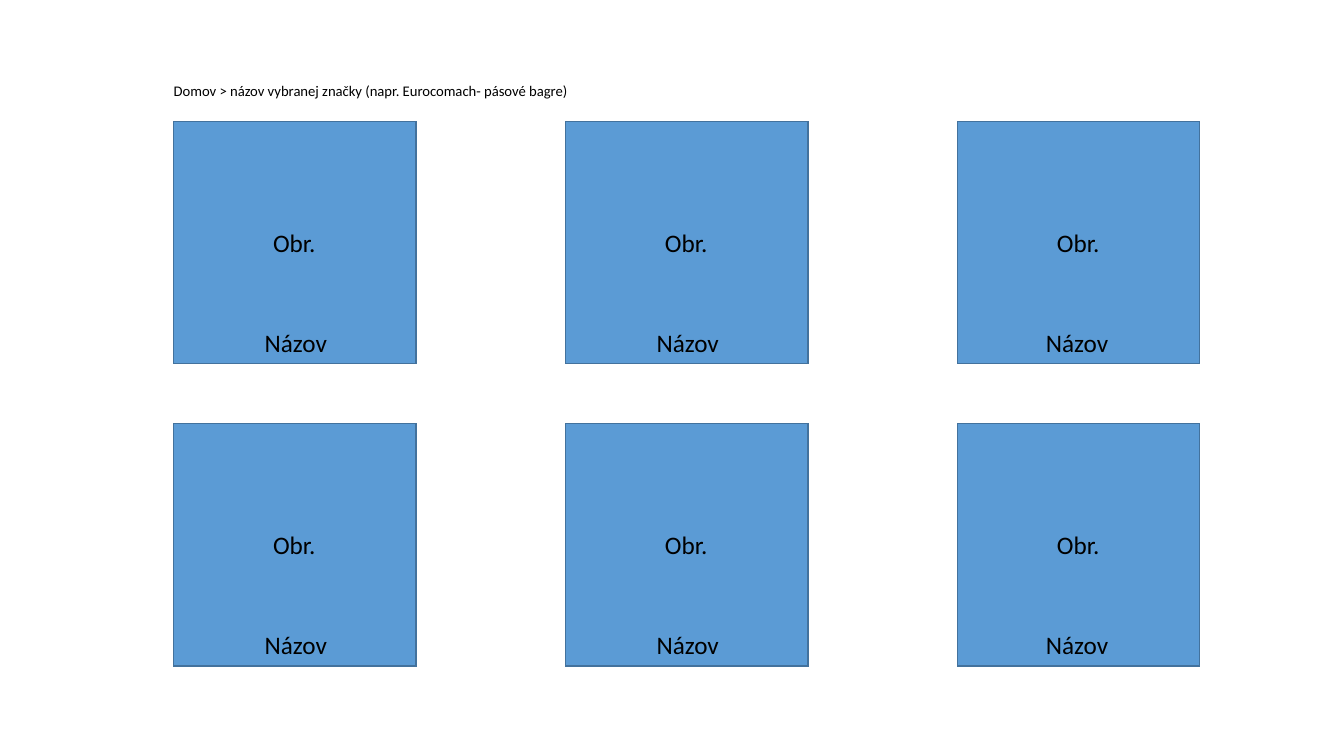
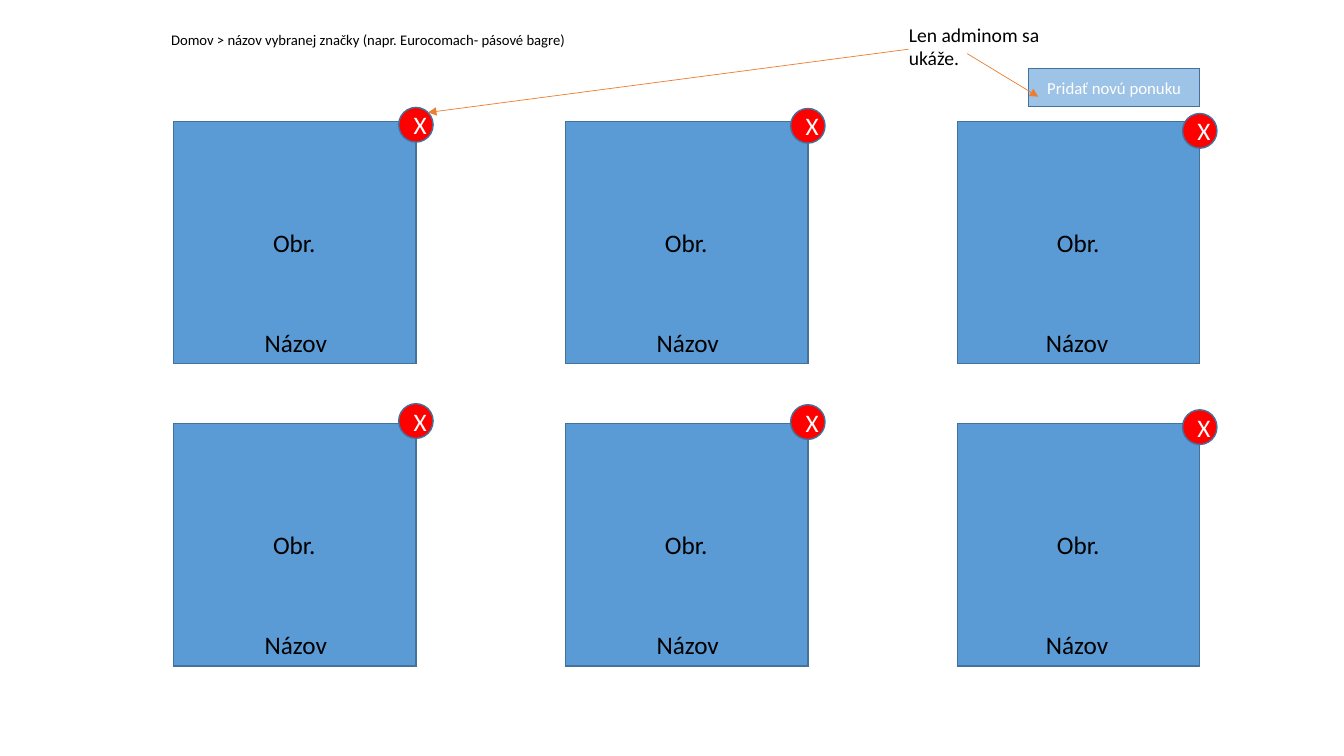
Before and after one commit to milantru/ServIS, a slide deck: slide 3 of docs/B-Servis WebApp UI koncept.pptx. Drawn at 1344x756 pixels with LibreOffice and Linux fonts; fonts in the diff are those of the drawing. Boxes give left, top, right and bottom in pixels: in the first picture for what was removed or moved away, otherwise in the second. Text is boxed around its words. In the diff, an @@ line names an element or a change of style, - is before the commit and + after.

```diff
--- a/docs/B-Servis WebApp UI koncept.pptx
+++ b/docs/B-Servis WebApp UI koncept.pptx
@@ text "Domov > názov vybranej značky ...": place and size @@
-text "Domov > názov vybranej značky ..." at (174,85,567,99)
+text "Domov > názov vybranej značky ..." at (171,34,565,48)
@@ text added at (909,28,1039,65), 14 pt, text #000000 @@
+Len adminom sa ukáže.
@@ arrow added from (908, 49) to (429, 113), #ED7D31 0.5 pt @@
@@ arrow added from (967, 53) to (1038, 97), #ED7D31 0.5 pt @@
@@ rectangle added at (1029,69,1201,106), fill #9DC3E6, outline #43739E 1 pt, 12 pt, text #FFFFFF @@
+Pridať novú ponuku
@@ ellipse added at (399,108,434,142), fill #FF0000, outline #43739E 1 pt, 18 pt, text #FFFFFF @@
+X
@@ ellipse added at (790,109,825,143), fill #FF0000, outline #43739E 1 pt, 18 pt, text #FFFFFF @@
+X
@@ ellipse added at (1183,114,1217,148), fill #FF0000, outline #43739E 1 pt, 18 pt, text #FFFFFF @@
+X
@@ ellipse added at (399,404,434,439), fill #FF0000, outline #43739E 1 pt, 18 pt, text #FFFFFF @@
+X
@@ ellipse added at (790,405,825,440), fill #FF0000, outline #43739E 1 pt, 18 pt, text #FFFFFF @@
+X
@@ ellipse added at (1183,410,1217,445), fill #FF0000, outline #43739E 1 pt, 18 pt, text #FFFFFF @@
+X
```
Also in this commit, not shown: 21 other slides changed, 2 slides added, 2 other files.
